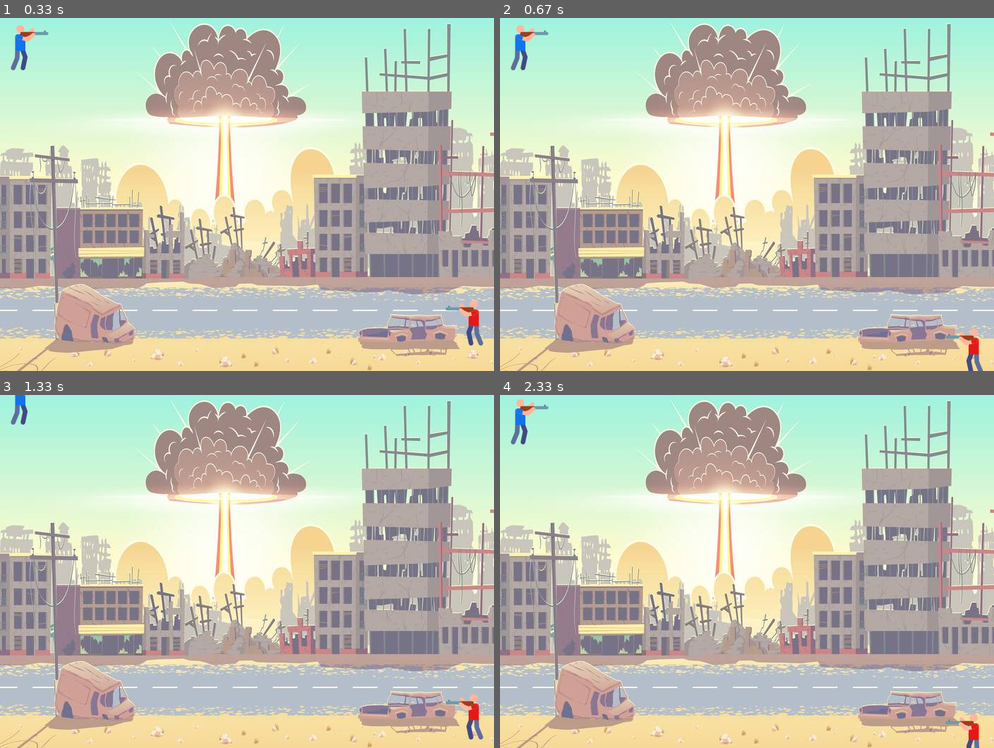
Above: before the commit, frames 1-4 (two rows, left to right).
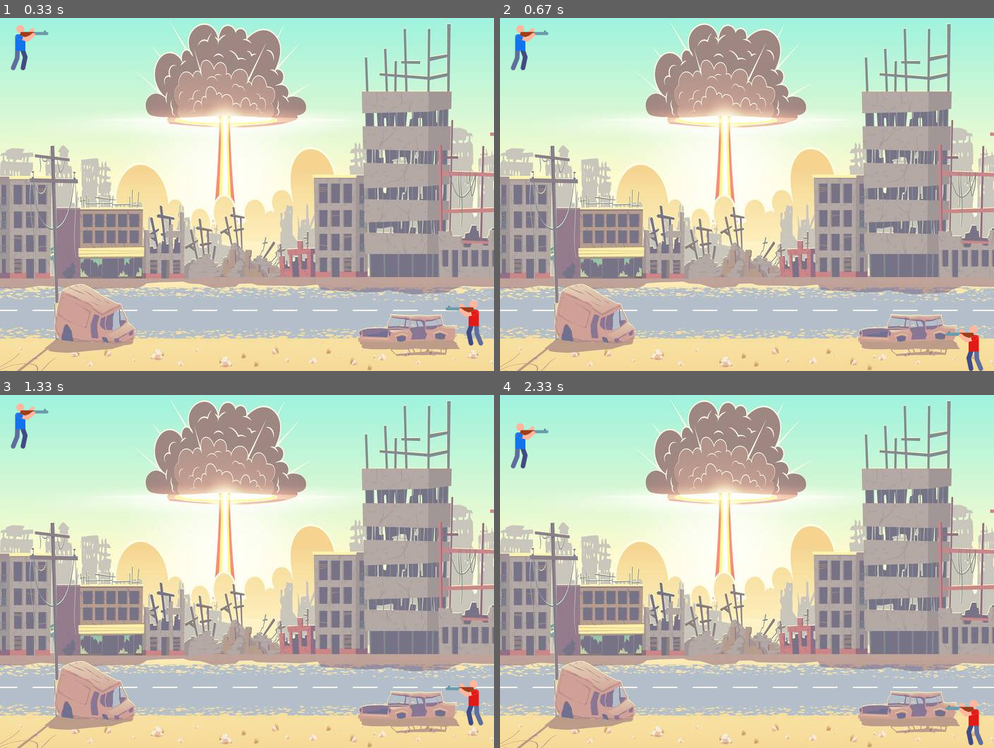
Above: after the commit, the same moments.

Repository: Programmeerplaats/2d-multiplayer-shooter-pygame
Game: pygame game, started from main.py
Two runs of this game, one before a commit and one after it. Both use one fixed random seed, a clock stepped at 60 frames per second and the inputs below.
Inputs:
- Up to frame 1 (0.33 s): no input
- Up to frame 2 (0.67 s): hold Down from 0.33 s (still down)
- Up to frame 3 (1.33 s): release Down at 0.8 s; hold Up 0.83-1.2 s; hold W 0.83-1.2 s; hold Down from 1.23 s (still down); hold S from 1.23 s (still down)
- Up to frame 4 (2.33 s): release Down at 1.6 s; release S at 1.6 s; hold Up 1.63-1.93 s; hold W 1.63-1.93 s; hold Down 1.97-2.27 s; hold S 1.97-2.27 s; hold Up from 2.3 s (still down); hold W from 2.3 s (still down)

Frame 1 is identical in both runs. In frame 2, 0.2% of the frame differs, in the area x 90-98%, y 87-100%; in frame 3, 0.9%; in frame 4, 1.0%, in the area x 2-98%, y 1-100%.

Commit message:
Check boundaries for Players objects

Diff:
--- a/main.py
+++ b/main.py
@@ -44,6 +44,10 @@
     if keys[pygame.K_s]:
         p2.y += 2
 
+    # Grenzen scherm checken en players niet door grenzen heen laten gaan
+    p1.boundaries(p1.y)
+    p2.boundaries(p2.y)
+
     # Objecten op scherm plaatsen
     p1.draw(screen, player1Image)
     p2.draw(screen, player2Image)
--- a/player.py
+++ b/player.py
@@ -9,3 +9,9 @@
 
     def draw(self, screen, playerimage):
         screen.blit(playerimage, (self.x, self.y))
+
+    def boundaries(self, y):
+        if y <= 0:
+            self.y = 0
+        if y >= 436:
+            self.y = 436
